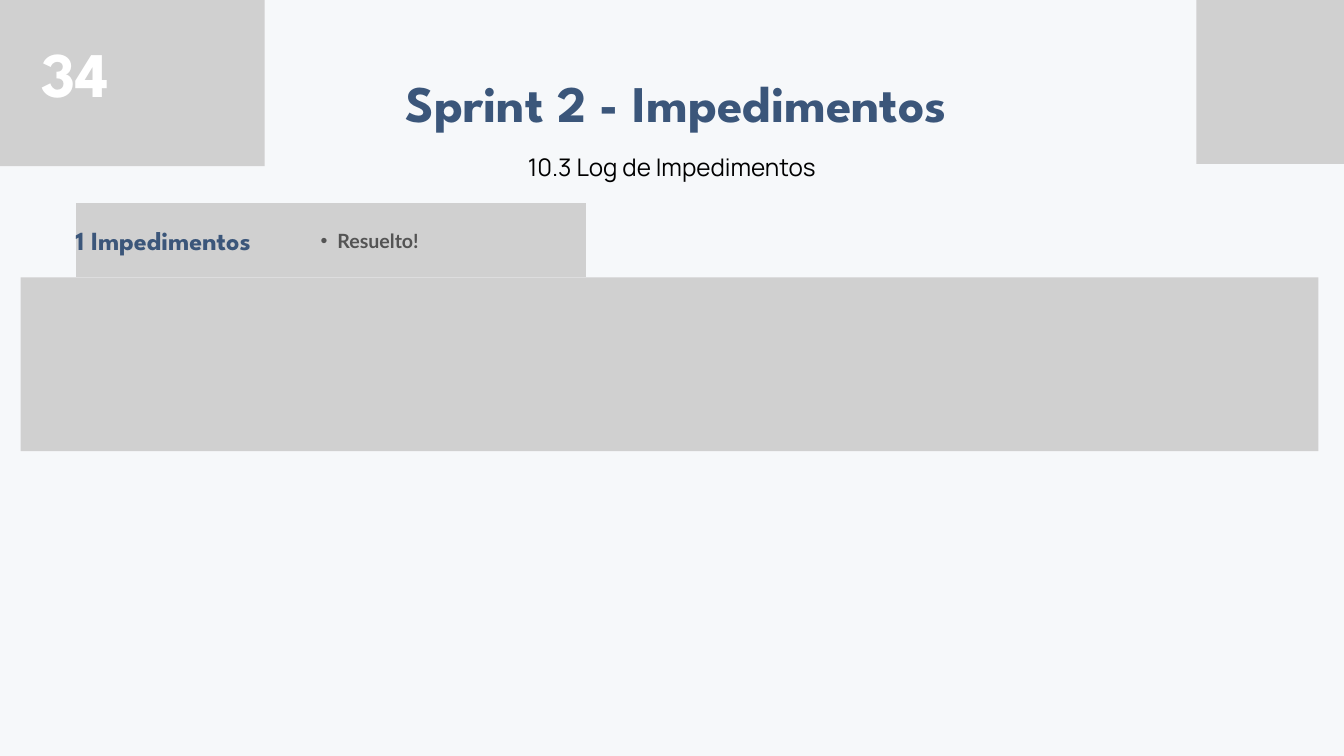
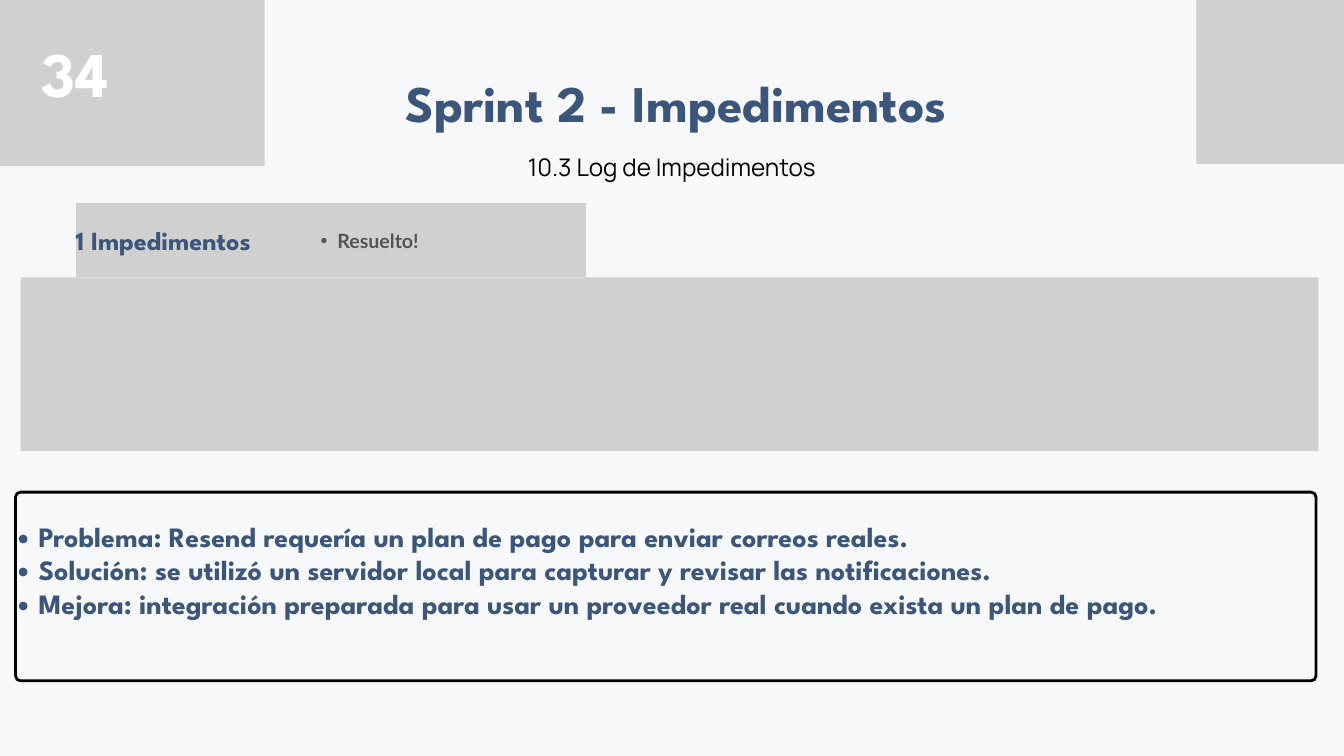
Before and after one commit to kesotof/Capstone_Equipo_6, a slide deck: slide 34 of Fase 2/Evidencias Proyecto/Presentacion Proyecto.pptx. Drawn at 1344x756 pixels with LibreOffice and Linux fonts; fonts in the diff are those of the drawing; grey boxes stand for pictures. Boxes give left, top, right and bottom in pixels: in the first picture for what was removed or moved away, otherwise in the second. Text is boxed around its words. In the diff, an @@ line names an element or a change of style, - is before the commit and + after.

```diff
--- a/Fase 2/Evidencias Proyecto/Presentacion Proyecto.pptx
+++ b/Fase 2/Evidencias Proyecto/Presentacion Proyecto.pptx
@@ freeform shape added at (15, 492, 1316, 681), fill #F6F8FA, outline #000000 3 pt @@
@@ text added at (39, 527, 1157, 620), 30 pt, text #3B567A, bold @@
+• Problema: Resend requería un plan de pago para enviar correos reales.
+• Solución: se utilizó un servidor local para capturar y revisar las notificaciones.
+• Mejora: integración preparada para usar un proveedor real cuando exista un plan de pago.
```
Also in this commit, not shown: 13 other slides changed, 11 slides added, 4 slides removed, 1 other file.
